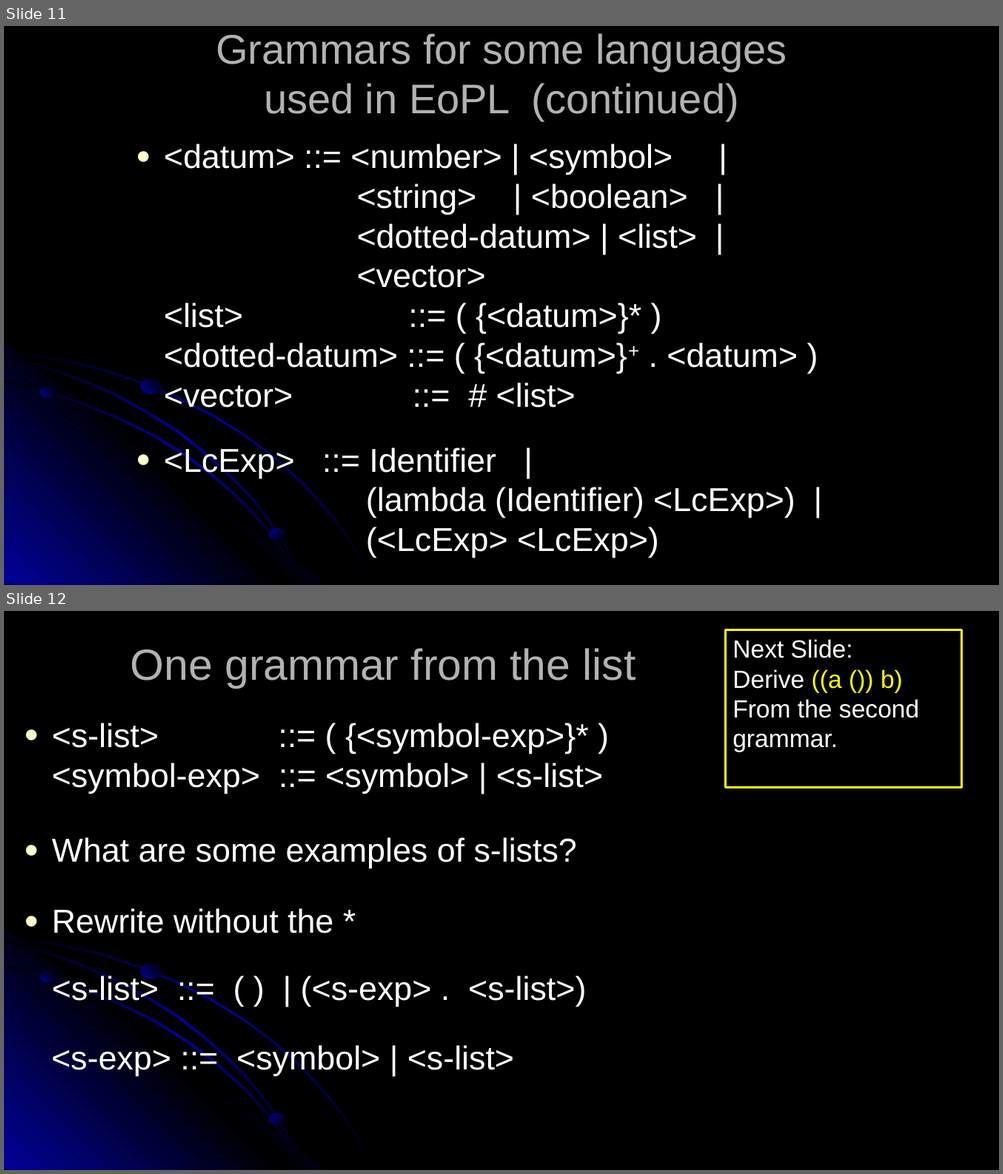
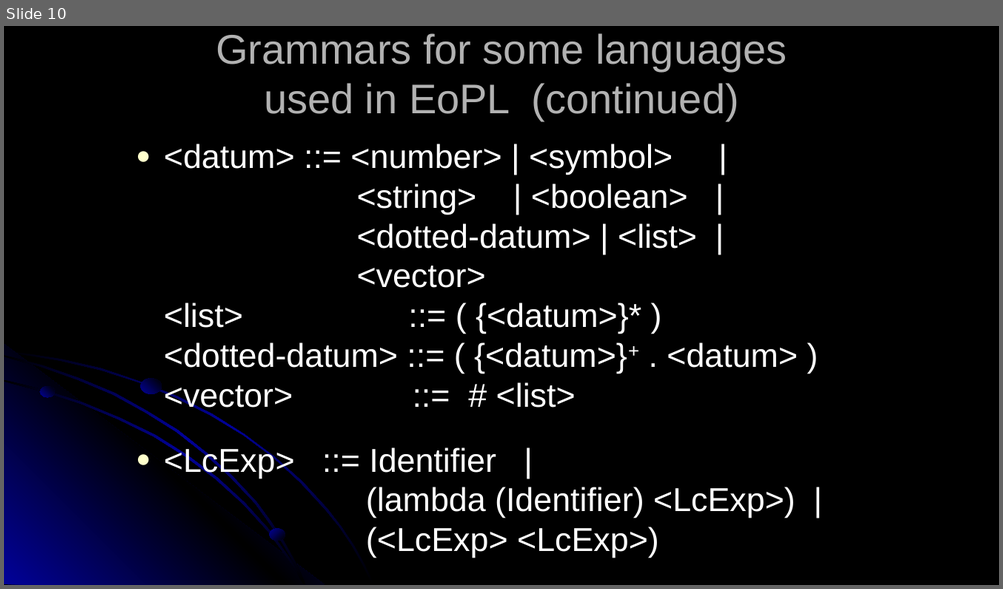
Before and after one commit to RHIT-CSSE/csse304, a slide deck: ClassMaterials/GrammarsAndLanguages/GrammarsAndLanguages.pptx. Shown one above the other, each under a label of ours: slides 11 and 12 before the commit, slide 10 after it. The pictures are 1003x1174 and 1003x589 pixels, drawn with LibreOffice and Linux fonts; fonts in the diff are those of the drawing. Boxes give left, top, right and bottom in pixels: in the first picture for what was removed or moved away, otherwise in the second. Text is boxed around its words. In the diff, an @@ line names an element or a change of style, - is before the commit and + after.

```diff
--- a/ClassMaterials/GrammarsAndLanguages/GrammarsAndLanguages.pptx
+++ b/ClassMaterials/GrammarsAndLanguages/GrammarsAndLanguages.pptx
@@ slide 12 removed at box(4, 611, 999, 1170), background #000000; not listed: 7 template elements that a slide beside it also shows @@
@@ rectangle removed at box(726, 629, 962, 788) @@
-Next Slide:
-Derive ((a ()) b)
-From the second grammar.
@@ title removed at box(131, 648, 636, 688) @@
-One grammar from the list
@@ text removed at box(51, 723, 603, 1076) @@
-● <s-list> ::= ( {<symbol-exp>}* )
-  <symbol-exp> ::= <symbol> | <s-list>
-● What are some examples of s-lists?
-● Rewrite without the *
-  <s-list> ::= ( ) | (<s-exp> . <s-list>)
-<s-exp> ::= <symbol> | <s-list>
@@ what was slide 11 is now slide 10 @@
```
Also in this commit, not shown: 2 slides changed, 1 slide added, 4 other slides removed, 1 other file.
